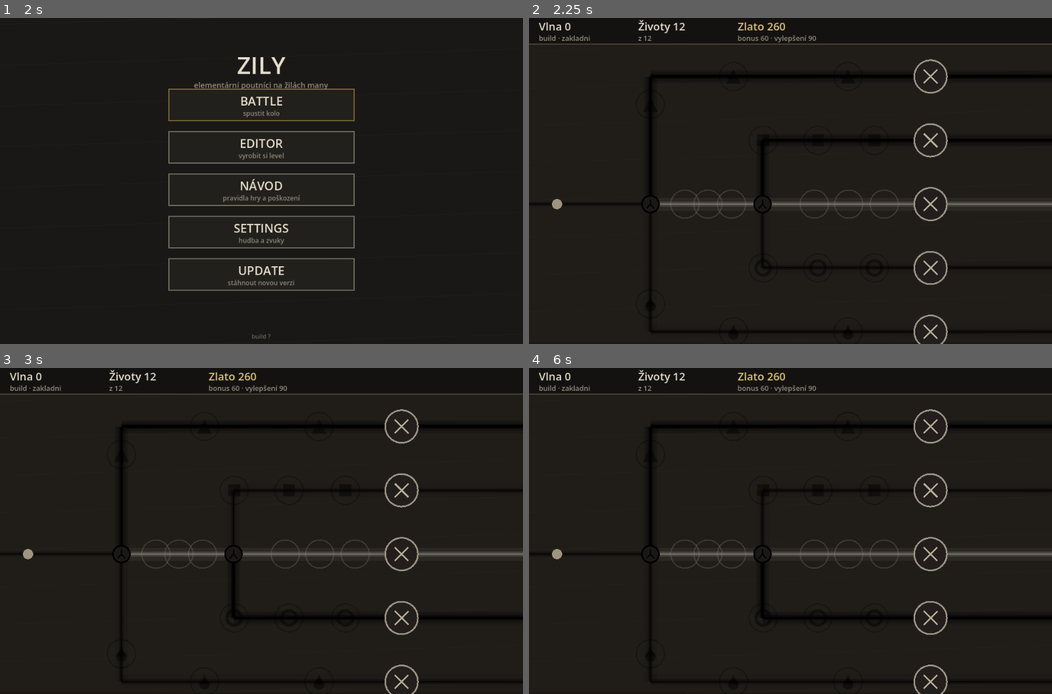
Above: before the commit, frames 1-4 (two rows, left to right).
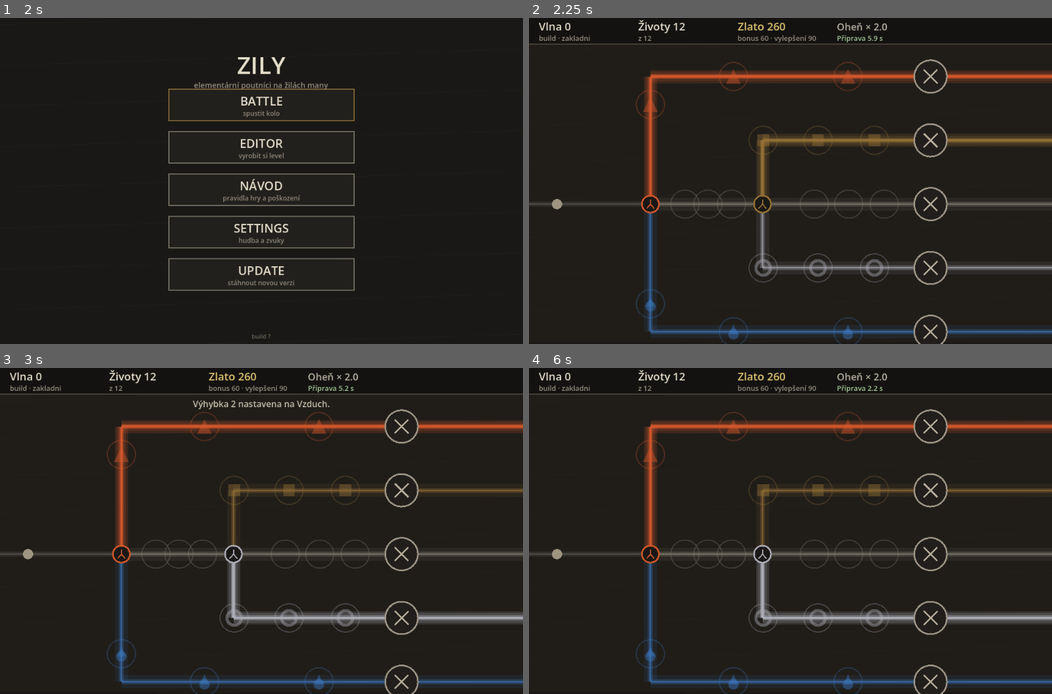
Above: after the commit, the same moments.

Repository: jankoznar94/dark-story
Game: Godot game, scene res://main.tscn
Same seed, same stepped clock (60 frames per second), same inputs: the game is played once before the commit and once after it.
Inputs (mouse positions are in pixels of both pictures, inside the frame that each line leads up to):
- Up to frame 1 (2 s): tap Enter at 0.5 s; move the mouse to (376, 164) at 0.52 s; click (376, 164) at 0.67 s; tap Space at 1.25 s; drag from (156, 197) to (235, 246) at 1.27 s
- Up to frame 2 (2.25 s): tap Enter at 2 s; move the mouse to (842, 109) at 2.02 s; click (842, 109) at 2.17 s
- Up to frame 3 (3 s): tap Space at 2.75 s; drag from (235, 596) to (104, 482) at 2.77 s
- Up to frame 4 (6 s): tap Enter at 3.5 s; move the mouse to (947, 579) at 3.52 s; click (947, 579) at 3.67 s; tap Space at 4.25 s; drag from (633, 482) to (712, 449) at 4.27 s; move the mouse to (816, 531) at 5.02 s; click (816, 531) at 5.17 s; drag from (712, 449) to (685, 547) at 5.77 s

Frame 1 is identical in both runs. In frame 2, 9.9% of the frame differs, in the area x 0-100%, y 1-100%; in frame 3, 10%; in frame 4, 9.8%.
Error before the commit: Invalid call. Nonexistent function 'lane_is_kmen' in base 'RefCounted (Network)'. (res://scripts/game_view.gd:945)

Commit message:
Zily: kmen se kresli spravne (barva, mista) a export kopiruje kod do schranky
- Network.lane_is_kmen chybela, i kdyz ji game_view a game.gd volaly:
  kazde volani spadlo na 'Nonexistent function' a GDScript po te chybe
  ukonci funkci, ktera ji zavolala.  pak vratila null, takze
  se KAZDY pruh krome neutralniho kreslil cerny (mereno na snimku: 68 chyb
  za jeden beh, pruhy (0,0,0)).
- Barva a jmeno se pocitaji pres nove Level.value_color()/lane_bonus_slots():
  kmen ma -2 a Element.color_of(-2) vraci barvu Zeme (zaporny index jde od
  konce pole), takze se kmen kreslil hnedovy jako zemska cesta a nacrt cesty
  pri kresleni byl take zemsky. Element.color_of/name_of uz mimo 0..3 lhat
  nesmi.
- Popisek vybraneho useku u kmene hlasi 'míst 0' (v datech pocet zustava,
  aby se pri zmene typu neztratil) - driv tvrdil 'míst 3' proti tlacitku.
- Export rovnou kopiruje kod do schranky (na webu pres JavaScriptBridge,
  na desktopu pres DisplayServer) - na telefonu se vypsany radek neda
  oznacit, takze hrac nemel jak level dostat ven.
- Testy: novy test barvy a mist podle typu useku (spadne na starem kodu) a
  kontrola, ze export kod opravdu kopiruje.

Diff:
--- /dev/null
+++ b/scripts/clipboard.gd
@@ -0,0 +1,48 @@
+class_name Clipboard
+extends RefCounted
+
+# KOPIROVANI DO SCHRANKY. Level se z editoru predava jako KOD - a na telefonu
+# se neda opsat: vypsany radek se neda oznacit a zkopirovat. Hrac tedy zmackne
+# "export" a kod ma rovnou ve schrance; zbytek je vlozeni do zpravy.
+#
+# Dve cesty, protoze web a desktop se chovaji jinak:
+#   * WEB: JavaScriptBridge. `navigator.clipboard` umi zapisovat jen v
+#     uzivatelskem gestu (a jen na https) - nas tisk tlacitka gesto je, takze
+#     to projde. Kdyz prohlizec clipboard API nema, zkusi se jeste stara cesta
+#     pres skryty textarea a `document.execCommand("copy")`.
+#   * DESKTOP: DisplayServer.clipboard_set a hned se cte zpet - jedina
+#     kontrola, ktera ma smysl (a je duvod, proc funkce vraci bool).
+
+
+# Zkopiruje text do schranky. Vraci true, kdyz to podle vseho vyslo.
+static func copy(text: String) -> bool:
+	if text.is_empty():
+		return false
+	if OS.has_feature("web"):
+		return _copy_web(text)
+	# Kdyz platforma schranku vubec neumi (headless testy), nesahame na ni -
+	# `clipboard_get` by do logu vypsal chybu a hrac by videl hlasku o selhani.
+	if not DisplayServer.has_feature(DisplayServer.FEATURE_CLIPBOARD):
+		return false
+	DisplayServer.clipboard_set(text)
+	return DisplayServer.clipboard_get() == text
+
+
+# Na webu NELZE zjistit vysledek: navigator.clipboard.writeText vraci Promise,
+# ktery JavaScriptBridge.eval nevidi. Vracime tedy jen to, ze zapis probehl -
+# a hrac ma druhou sanci (kod je porad vypsany nad pruhem).
+static func _copy_web(text: String) -> bool:
+	var js := Engine.get_singleton("JavaScriptBridge")
+	if js == null:
+		return false
+	var lit: String = JSON.stringify(text)
+	var script: String = "(function(t){try{" \
+		+ "if(navigator.clipboard&&navigator.clipboard.writeText){" \
+		+ "navigator.clipboard.writeText(t);return 'ok';}" \
+		+ "var a=document.createElement('textarea');a.value=t;" \
+		+ "a.setAttribute('readonly','');a.style.position='fixed';" \
+		+ "a.style.left='-9999px';document.body.appendChild(a);a.select();" \
+		+ "var r=document.execCommand('copy');document.body.removeChild(a);" \
+		+ "return r?'ok':'fail';}catch(e){return 'fail';}})(" + lit + ")"
+	var res: Variant = js.eval(script)
+	return str(res) == "ok"
--- a/scripts/editor.gd
+++ b/scripts/editor.gd
@@ -303,7 +303,7 @@
 	if sel_lane >= 0 and sel_lane < level.lane_count():
 		return "úsek %d · %s · míst %d · (úseků %d · uzlů %d)" % [sel_lane,
 			level.lane_type_name(sel_lane),
-			level.lane_slot_count(sel_lane), level.lane_count(), level.node_count()]
+			level.lane_bonus_slots(sel_lane), level.lane_count(), level.node_count()]
 	return "úseků %d · uzlů %d — klepni na úsek nebo na prvek a vybereš ho" % [
 		level.lane_count(), level.node_count()]
 
@@ -413,7 +413,7 @@
 		sel_lane = sel
 		sel_node = -1
 		status = "Vybran úsek %d (%s, míst %d)." % [sel, level.lane_type_name(sel),
-			level.lane_slot_count(sel)]
+			level.lane_bonus_slots(sel)]
 		return true
 	status = "Tady nic není — klepni na úsek nebo na prvek."
 	return false
@@ -881,13 +881,21 @@
 			sel_node, level.kind_name(nxt), level.validate()[0]]
 
 
+# EXPORT. Kod levelu se nejen vypise nad pruhem, ale ROVNOU SE ZKOPIRUJE do
+# schranky: vypsany radek se na telefonu neda oznacit, takze hrac nemel jak
+# kod dostat ven. Jan: "kod se sice zobrazí, ale nedá se zkopírovat".
+# Vypis nad pruhem zustava jako druha sance, kdyz zapis do schranky prohlizec
+# odmitne (a hrac to v hlasce vidi).
 func _export() -> void:
 	code = level.to_code()
 	var errs: Array = level.validate()
 	if not errs.is_empty():
 		status = "Mapa má chybu: %s" % errs[0]
 		return
-	status = "Kód je vypsaný nad pruhem — opiš ho nebo pošli."
+	if Clipboard.copy(code):
+		status = "Kód (%d znaků) je ve schránce — vlož ho jako text." % code.length()
+	else:
+		status = "Kód se nepodařilo zkopírovat — zkus Export znovu."
 
 
 # =========================================================================
--- a/scripts/element.gd
+++ b/scripts/element.gd
@@ -32,12 +32,21 @@
 const NEUTRAL := 1.0
 
 
+# JMENA A BARVY ELEMENTU. Na hodnotu mimo 0..COUNT se NESMI tise odpovedet:
+# GDScript bere zaporny index od konce pole, takze `COLORS[-2]` je Země a
+# `NAMES[-1]` je "Vzduch". Kdo si toho nevsimne, kresli kmen hnedovou barvou
+# Země a je presvedceny, ze je to spravne - presne to se stalo u kmene.
+# Jedno bezpecne misto pro prepocet hodnoty useku na barvu je `Level.value_color`.
 static func name_of(e: int) -> String:
+	if e < 0 or e >= COUNT:
+		return "?"
 	var s: String = NAMES[e]
 	return s
 
 
 static func color_of(e: int) -> Color:
+	if e < 0 or e >= COUNT:
+		return Color(0.36, 0.35, 0.33)
 	var c: Color = COLORS[e]
 	return c
 
--- a/scripts/game_view.gd
+++ b/scripts/game_view.gd
@@ -515,9 +515,7 @@
 	var ch: float = game.net.cell_h
 	for cell in editor.draw_cells:
 		var v: Vector2i = cell
-		var col: Color = Color(0.55, 0.53, 0.48)
-		if editor.draw_elem != Level.NEUTRAL:
-			col = Element.color_of(editor.draw_elem)
+		var col: Color = Level.value_color(editor.draw_elem)
 		var p: Vector2 = game.net.origin + Vector2((float(v.x) + 0.5) * cw, (float(v.y) + 0.5) * ch)
 		draw_rect(Rect2(p - Vector2(cw, ch) * 0.5, Vector2(cw, ch)),
 			Color(col.r, col.g, col.b, 0.38))
@@ -576,7 +574,7 @@
 		elif i == Editor.BTN_ELEM:
 			# Tlacitko zivlu nese BARVU TOHO ZIVLU, ktery se prave kresli -
 			# hrac tak vidi, cim kresli, aniz by to musel nekde cist.
-			accent = Element.color_of(editor.elem)
+			accent = Level.value_color(editor.elem)
 		elif i == editor.tool:
 			# Zvoleny nastroj je svetlejsi. Ne barvou, ale jasem - barva je
 			# v teto hre vyhrazena zivlum.
@@ -935,16 +933,13 @@
 			Color(0.155, 0.14, 0.12, 0.55), 1.0)
 
 
-# Barva pruhu. Neutralni pruh NENI sedy "bez vyznamu" - je to pruh,
-# ktery dela vsem stejne, takze ma vlastni, klidnou barvu. KMEN je jeste
-# tmavsi: neposkozuje vubec, takze nesmi vypadat jako pruh, ktery neco
-# dela.
+# Barva pruhu. Jedno misto, kde se hodnota useku meni na barvu, je
+# `Level.value_color` - hra i editor se musi ptat jeho. Dřív tu stály vlastni
+# vetve a jedna z nich sahala na `Element.color_of(lane_element(lane))`, coz
+# u kmene (-2) vraci barvu Země, a druha volala `net.lane_is_kmen`, ktera
+# neexistovala - kazdy pruh krome neutralniho se pak kreslil CERNY.
 func _lane_color(lane: int) -> Color:
-	if game.net.lane_is_neutral(lane):
-		return Color(0.55, 0.53, 0.48)
-	if game.net.lane_is_kmen(lane):
-		return Color(0.36, 0.35, 0.33)
-	return Element.color_of(game.net.lane_element(lane))
+	return Level.value_color(game.net.lane_element(lane))
 
 
 # JE TENHLE USEK PRAVE ZVYRAZNENY? V HRE je to usek, ktery posila vyhybka -
--- a/scripts/level.gd
+++ b/scripts/level.gd
@@ -196,6 +196,39 @@
 	if e < 0 or e >= Element.COUNT:
 		return "?"
 	return Element.name_of(e)
+
+
+# BARVA HODNOTY USEKU. Druhy par k `value_name` a JEDINE misto, kde se hodnota
+# useku meni na barvu: kmen je tmavy sedy (neposkuzuje vubec), neutralni usek
+# svetle sedy (dela vsem stejne) a element svoji barvu. Pouziva ji hra i
+# editor - kdyby si to kazda obrazovka pocitala sama, kreslil by editor neco
+# jineho, nez na co klepnuti sedi.
+#
+# POZOR: nikdy na tohle nepouzivej `Element.color_of(lane_element(lane))`.
+# Kmen ma -2 a `COLORS[-2]` je barva Země (zaporny index jde od konce pole),
+# takze se kmen kreslil jako zemni cesta a nikdo si toho nevsiml.
+static func value_color(e: int) -> Color:
+	if e == KMEN:
+		return Color(0.36, 0.35, 0.33)
+	if e == NEUTRAL or e < 0 or e >= Element.COUNT:
+		return Color(0.55, 0.53, 0.48)
+	return Element.color_of(e)
+
+
+func lane_type_color(lane: int) -> Color:
+	return Level.value_color(lane_element(lane))
+
+
+# KOLIK MIST NA BONUS MA USEK OPRAVDU (tedy kolik jich lze postavit). Od
+# `lane_slot_count` se lisi u useku, kde stavet NELZE (kmen, neutralni usek):
+# ta cisla v datech zustavaji (hracuv pocet mist se nesmi pri zmene typu
+# ztratit), ale UI je nesmi hlásit - jinak popisek u kmene tvrdi "míst 3",
+# zatimco tlacitko vedle "místa 0". Jan: "na kmenu se zobrazuji mista pro
+# upgrady, ktera by tam nemela existovat".
+func lane_bonus_slots(lane: int) -> int:
+	if not lane_takes_bonus(lane):
+		return 0
+	return lane_slot_count(lane)
 
 
 func lane_type_name(lane: int) -> String:
--- a/scripts/network.gd
+++ b/scripts/network.gd
@@ -374,6 +374,15 @@
 	return level.lane_is_neutral(lane)
 
 
+# USEK BEZ POSKOZENI (kmen). Chybela tu a volala se z game_view i game.gd:
+# kazde volani spadlo na "Nonexistent function" a GDScript po takove chybe
+# UKONCI funkci, ktera ji zavolala - `_lane_color` pak vratila null, barva
+# vysla cerna a cely pruh se kreslil cerny. Chyba se netykala jen kmene:
+# volani bylo pro kazdy usek, ktery neni neutralni.
+func lane_is_kmen(lane: int) -> bool:
+	return level.lane_is_kmen(lane)
+
+
 func lane_element(lane: int) -> int:
 	return level.lane_element(lane)
 
--- a/tools/test_editor.gd
+++ b/tools/test_editor.gd
@@ -25,6 +25,7 @@
 	_run("zpet", _test_undo)
 	_run("presouvani uzlu", _test_move_node)
 	_run("export", _test_export)
+	_run("barva a mista podle typu useku", _test_lane_type_color)
 	_run("seznam levelu", _test_list)
 	if fails.is_empty():
 		print("EDITOR_ALL_PASS=true (%d kontrol)" % checks)
@@ -609,6 +610,88 @@
 		_check(back.to_code() == e.code, "kod se po nacteni zmenil")
 		_check(back.lane_count() == e.level.lane_count(), "po nacteni je jiný pocet useku")
 		_check(back.spawn_elements() == e.level.spawn_elements(), "po nacteni jine zivly")
+	# EXPORT MUSI KOD DOSTAT Z TELEFONU VEN. Vypsany radek se neda oznacit,
+	# takze se kod pri exportu kopiruje do schranky - a to se hlida na miste
+	# volani, protoze headless se schranka necte.
+	var esrc: String = FileAccess.get_file_as_string("res://scripts/editor.gd")
+	_check(esrc.contains("Clipboard.copy(code)"), "export nekopiruje kod do schranky")
+	_check(esrc.contains("je ve schránce"), "hrac se nedozvi, ze kod je ve schrance")
+	_check(not Clipboard.copy(""), "prazdny text se do schranky kopirovat nema")
+
+
+# BARVA A MISTA PODLE HODNOTY USEKU. Kmen (-2) a neutralni usek (-1) NEJSOU
+# elementy, takze se na ne NESMI odpovidat pres `Element.color_of/name_of`:
+# GDScript bere zaporny index od konce pole, takze `COLORS[-2]` je barva Zeme
+# a `NAMES[-1]` je "Vzduch". Presne to se stalo - kmen se kreslil hnedovy jako
+# zemska cesta. A druha vec: `net.lane_is_kmen` v siti VUBEC NEBYLA, i kdyz ji
+# game_view volal, takze kazde volani barvy spadlo ("Nonexistent function") a
+# GDScript po te chybe ukonci funkci, ktera ji zavolala - `_lane_color`
+# vratila null a kazdy pruh krome neutralniho se kreslil CERNY.
+func _test_lane_type_color() -> void:
+	var kmen: Color = Level.value_color(Level.KMEN)
+	var neutral: Color = Level.value_color(Level.NEUTRAL)
+	_check(kmen != neutral, "kmen a neutralni usek maji stejnou barvu")
+	for e in range(Element.COUNT):
+		_check(Level.value_color(e) == Element.color_of(e),
+			"barva elementu %s se zmenila" % Element.name_of(e))
+		_check(kmen != Element.color_of(e),
+			"kmen ma barvu elementu %s" % Element.name_of(e))
+	# Hodnota mimo element se NESMI tise preklopit na jiny element.
+	_check(Element.color_of(Level.KMEN) != Element.color_of(Element.EARTH),
+		"color_of(-2) vraci barvu Zeme (zaporny index)")
+	_check(Element.color_of(Level.NEUTRAL) != Element.color_of(Element.AIR),
+		"color_of(-1) vraci barvu Vzduchu (zaporny index)")
+	_check(Element.name_of(Level.KMEN) == "?", "name_of(-2) vraci jmeno elementu")
+	_check(Level.value_name(Level.KMEN) == "kmen", "kmen nema sve jmeno")
+	_check(Level.value_name(Level.NEUTRAL) == "neutrální", "neutral nema sve jmeno")
+
+	# SIT MUSI VEDET, CO JE KMEN. Tenhle test spadne na starem kodu tim, ze se
+	# ukonci hned na prvnim volani a _run to hlasi jako "neudelal ani jednu
+	# kontrolu".
+	var g := Game.new()
+	g.setup(Rect2(0.0, 0.0, 932.0, 430.0), 1.0, 0.0, Level.base())
+	var entry: int = g.net.entry_lane
+	_check(entry >= 0, "sit nema vstupni usek")
+	_check(g.net.lane_is_kmen(entry), "sit nevi, ze vstupni usek je kmen (net)")
+	_check(g.level.lane_is_kmen(entry), "level nevi, ze vstupni usek je kmen")
+	for i in range(g.net.lane_count()):
+		var col: Color = Level.value_color(g.net.lane_element(i))
+		_check(col.r + col.g + col.b > 0.3,
+			"usek %d vychazi cerny (%s)" % [i, col])
+		if g.net.lane_element(i) == Element.EARTH:
+			_check(col == Element.color_of(Element.EARTH),
+				"zemsky usek nema barvu Zeme")
+
+	# MISTA: kmen je v DATECH ma (hracuv pocet se nesmi pri zmene typu ztratit),
+	# ale UI je hlásit NESMI - popisek u kmene jinak tvrdi "míst 3" a hrac cte
+	# mista, ktera tam byt nemaji.
+	var e2 := Editor.new()
+	e2.level = Level.base()
+	e2.sel_lane = entry
+	_check(e2.level.lane_slot_count(entry) == Level.SLOTS,
+		"kmen prisel o pocet mist v datech")
+	_check(e2.level.lane_bonus_slots(entry) == 0, "kmen hlasi mista na bonus")
+	_check(not e2.sel_text().contains("míst %d" % Level.SLOTS),
+		"popisek u kmene hlasi mista (%s)" % e2.sel_text())
+	var elem_lane: int = -1
+	for i in range(e2.level.lane_count()):
+		if e2.level.lane_takes_bonus(i):
+			elem_lane = i
+			break
+	_check(elem_lane >= 0, "na zakladni desce neni usek, kde by sel bonus")
+	if elem_lane >= 0:
+		_check(e2.level.lane_bonus_slots(elem_lane) == Level.SLOTS,
+			"elementarni usek prisel o mista")
+
+	# Barva pruhu je na JEDNOM miste - kdyby si ji kazda obrazovka pocitala
+	# sama, vratila by se ta chyba s kmenem.
+	var src: String = FileAccess.get_file_as_string("res://scripts/game_view.gd")
+	_check(src.contains("Level.value_color("),
+		"barva pruhu nechodi pres Level.value_color")
+	_check(not src.contains("Element.color_of(game.net.lane_element"),
+		"barva pruhu se pocita z elementu (u kmene je to barva Zeme)")
+	_check(not src.contains("Element.color_of(editor.draw_elem)"),
+		"nacrt cesty se pocita z elementu (u kmene je to barva Zeme)")
 
 
 # SEZNAM ULOZENYCH LEVELU. Hlida se hlavne to, ze "novy" NEPREPISE predchozi
Not shown, added: scripts/clipboard.gd.uid
